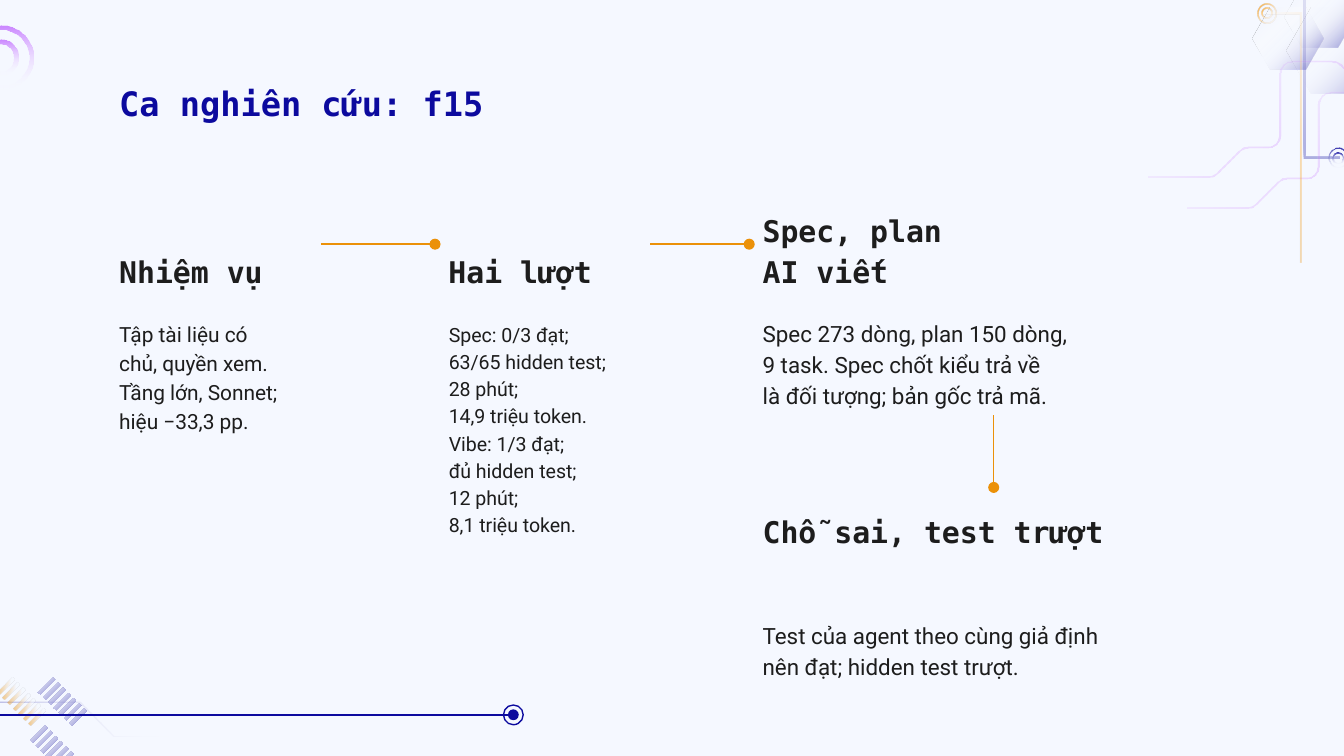
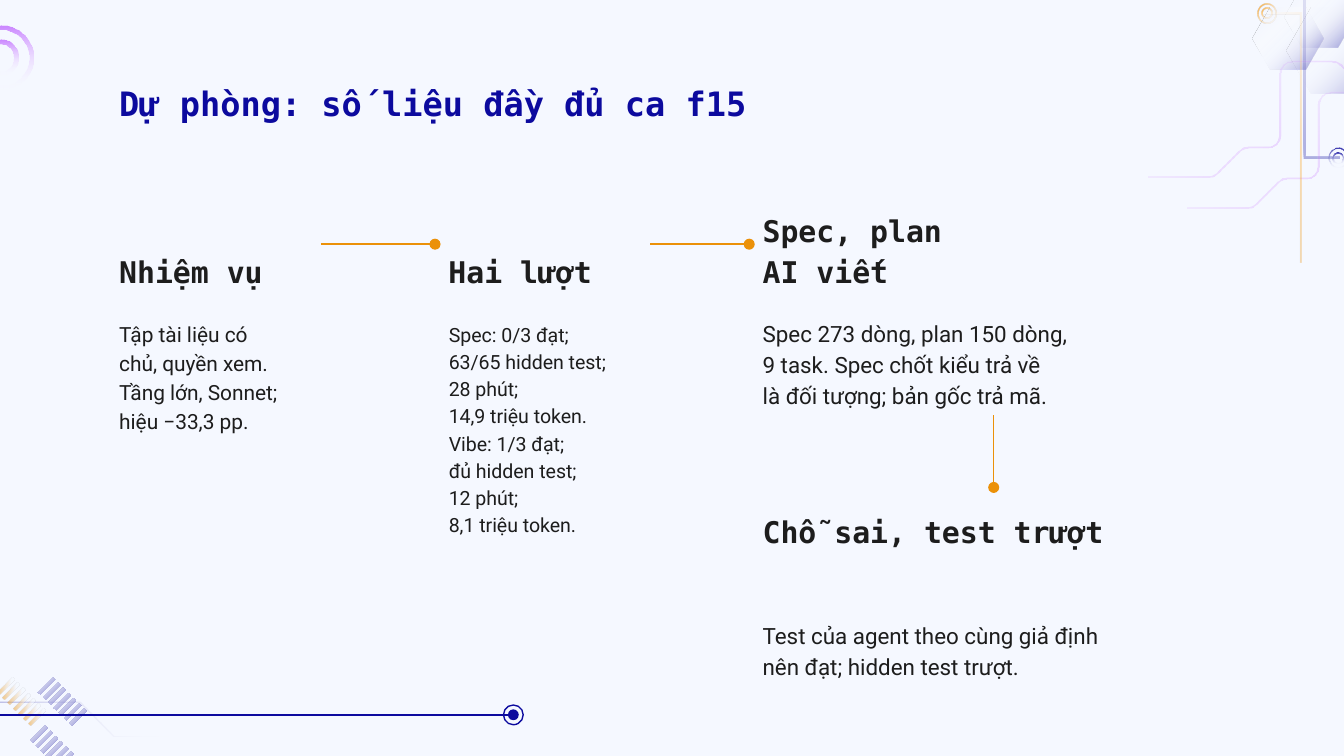
Before and after one commit to doanan293/vipharmind-ai-sdlc-study, a slide deck: slide 25 of docs/presentation/vipharmind-slides.pptx (slide 15 before the commit). Drawn at 1344x756 pixels with LibreOffice and Linux fonts; fonts in the diff are those of the drawing; background and template pictures are left out. Boxes give left, top, right and bottom in pixels: in the first picture for what was removed or moved away, otherwise in the second. Text is boxed around its words. In the diff, an @@ line names an element or a change of style, - is before the commit and + after.

```diff
--- a/docs/presentation/vipharmind-slides.pptx
+++ b/docs/presentation/vipharmind-slides.pptx
@@ text at [119, 88, 747, 123]: text changed @@
-Ca nghiên cứu: f15
+Dự phòng: số liệu đầy đủ ca f15
```
Also in this commit, not shown: 7 other slides changed, 4 slides added, 3 slides removed, 3 other files.
